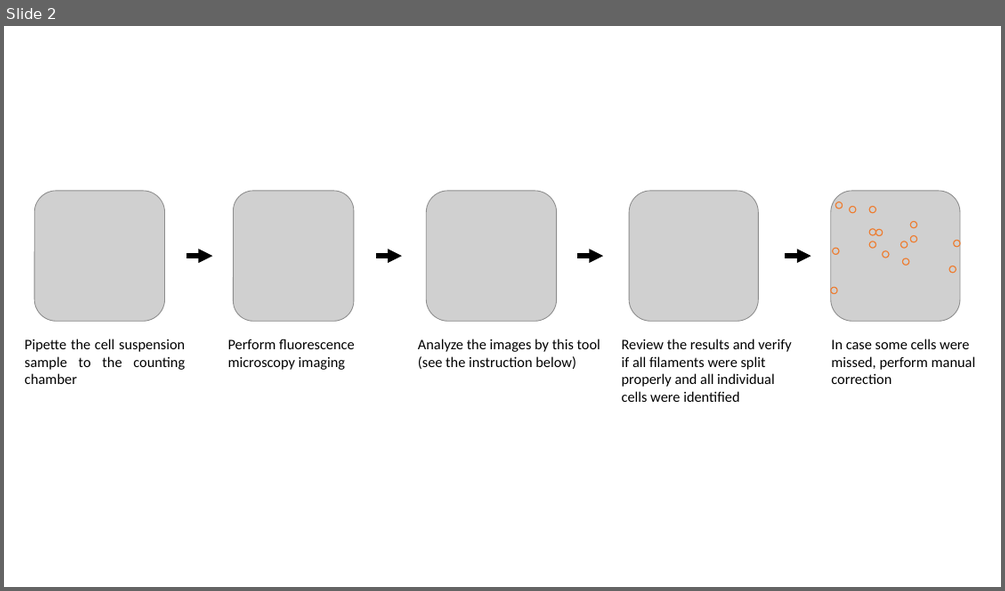
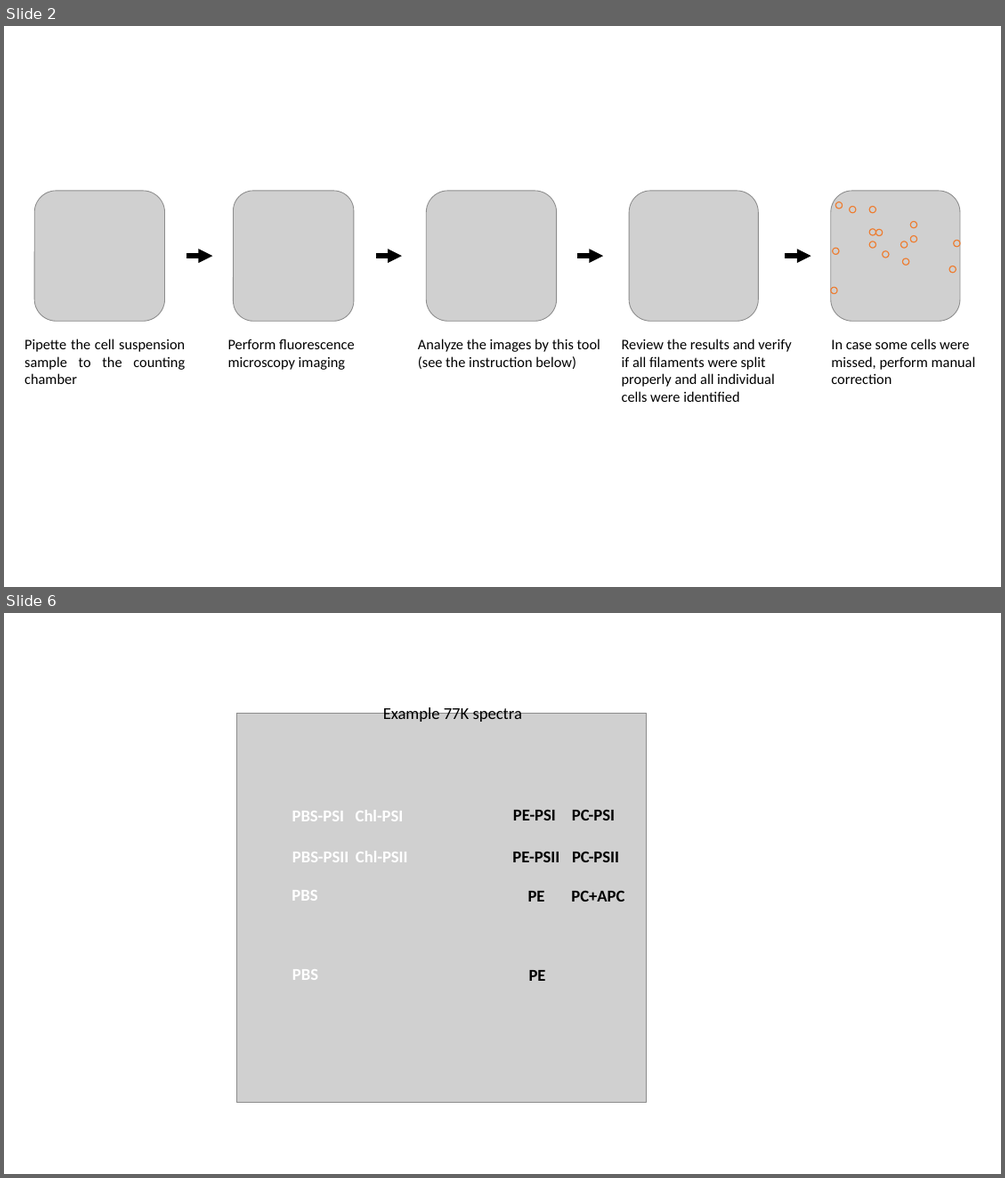
Before and after one commit to Zastupic/tools-py.e-cyanobacterium.org, a slide deck: website/static/files/images for website.pptx. Shown one above the other, each under a label of ours: slide 2 before the commit, slides 2 and 6 after it; the slides between them are not shown. The pictures are 1005x591 and 1005x1178 pixels, drawn with LibreOffice and Linux fonts; fonts in the diff are those of the drawing; grey boxes stand for pictures. Boxes give left, top, right and bottom in pixels: in the first picture for what was removed or moved away, otherwise in the second. Text is boxed around its words. In the diff, an @@ line names an element or a change of style, - is before the commit and + after.

Commit message:
Ex_Em spectra + small updates all around

```diff
--- a/website/static/files/images for website.pptx
+++ b/website/static/files/images for website.pptx
@@ slide 6 added at (x1=4, y1=613, x2=1001, y2=1174), background #FFFFFF @@
@@ group added at (x1=237, y1=706, x2=647, y2=1102): 14 texts, 1 picture @@
+Chl-PSI
+PBS-PSI
+PBS-PSII
+PBS
+PBS
+Chl-PSII
+PE-PSI
+PC-PSI
+PE-PSII
+PC-PSII
+PC+APC
+PE
+PE
+Example 77K spectra
```
Also in this commit, not shown: 2 other slides added, 23 other files.
